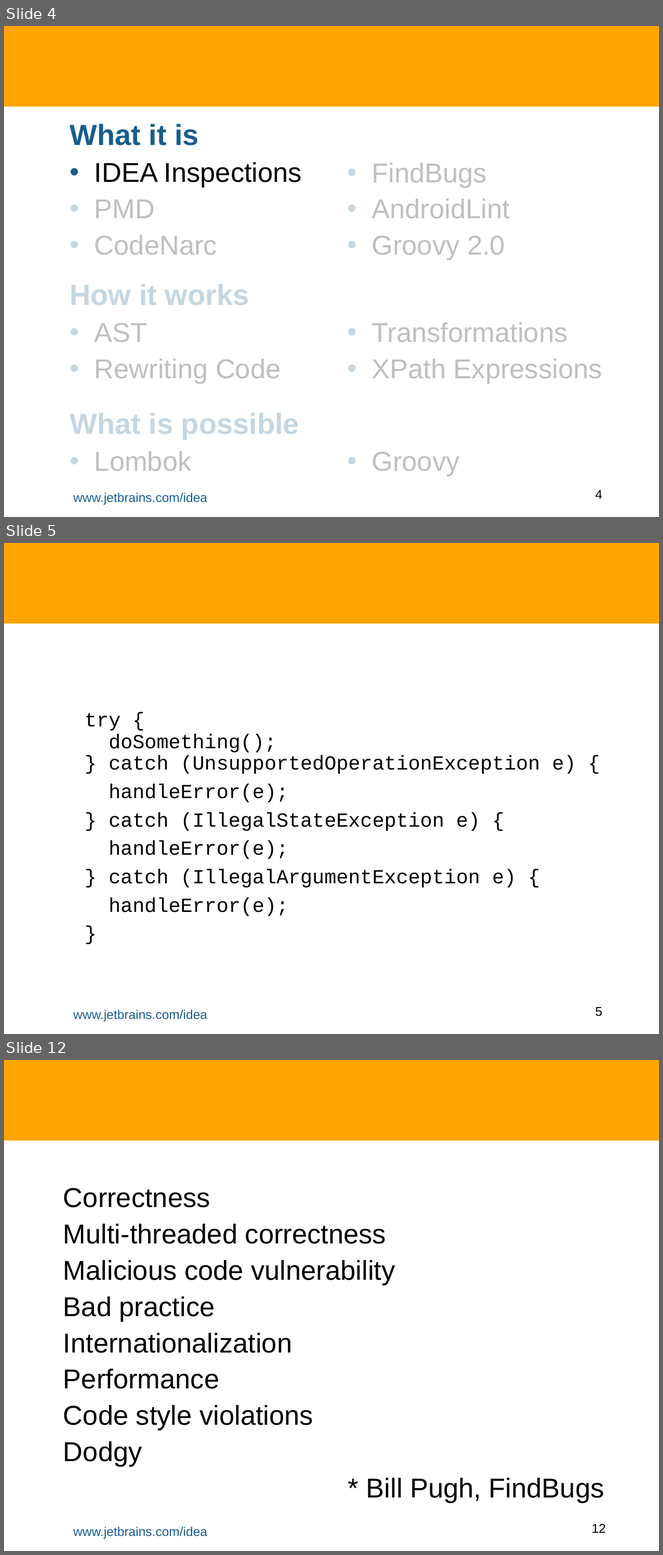
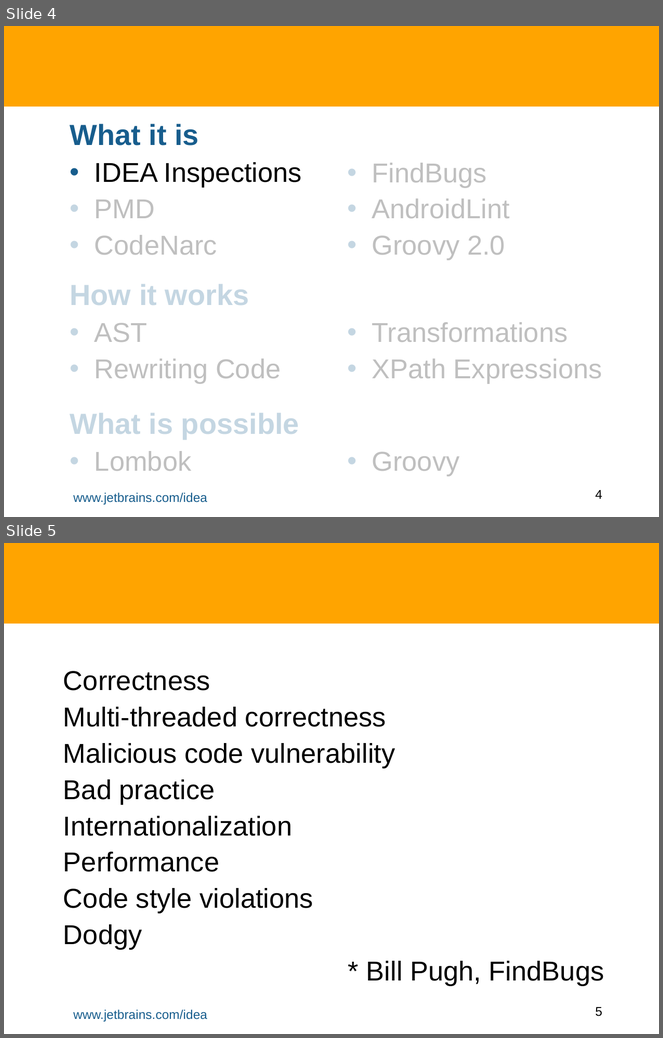
Before and after one commit to HamletDRC/presentations, a slide deck: staticanalysis/StaticAnalysisAndASTTransforms.odp. Shown one above the other, each under a label of ours: slides 4, 5 and 12 before the commit, slides 4 and 5 after it; the slides between them are not shown. The pictures are 663x1555 and 663x1038 pixels, drawn with LibreOffice and Linux fonts; fonts in the diff are those of the drawing; background and template pictures are left out. Boxes give left, top, right and bottom in pixels: in the first picture for what was removed or moved away, otherwise in the second. Text is boxed around its words. In the diff, an @@ line names an element or a change of style, - is before the commit and + after.

```diff
--- a/staticanalysis/StaticAnalysisAndASTTransforms.odp
+++ b/staticanalysis/StaticAnalysisAndASTTransforms.odp
@@ slide 5 removed at (4,543,659,1034), background #FFFFFF; not listed: 3 template elements that a slide beside it also shows @@
@@ subtitle removed at (85,713,576,916) @@
-try {
-doSomething();
-} catch (UnsupportedOperationException e) {
-handleError(e);
-} catch (IllegalStateException e) {
-handleError(e);
-} catch (IllegalArgumentException e) {
-handleError(e);
-}
@@ what was slide 12 is now slide 5 @@
@@ page number at (595,1007,603,1017): text changed @@
-12
+5
```
Also in this commit, not shown: 7 slides changed, 2 slides added, 8 other slides removed.
